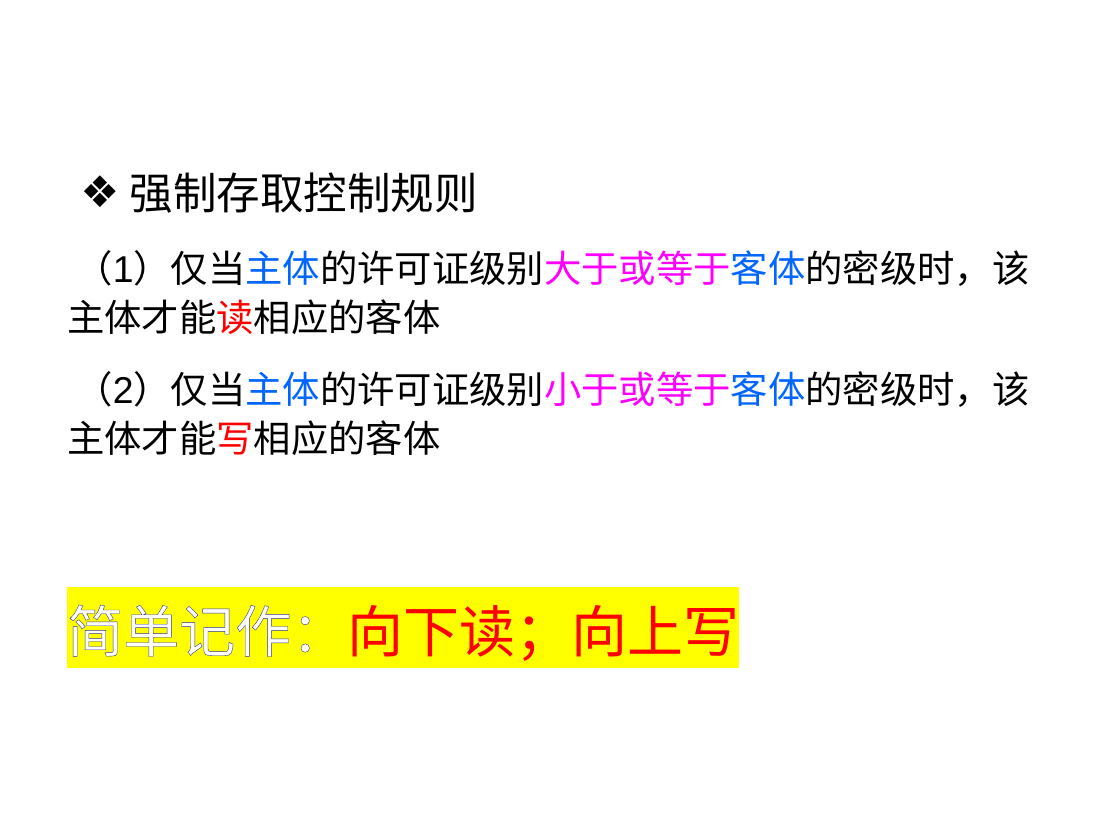
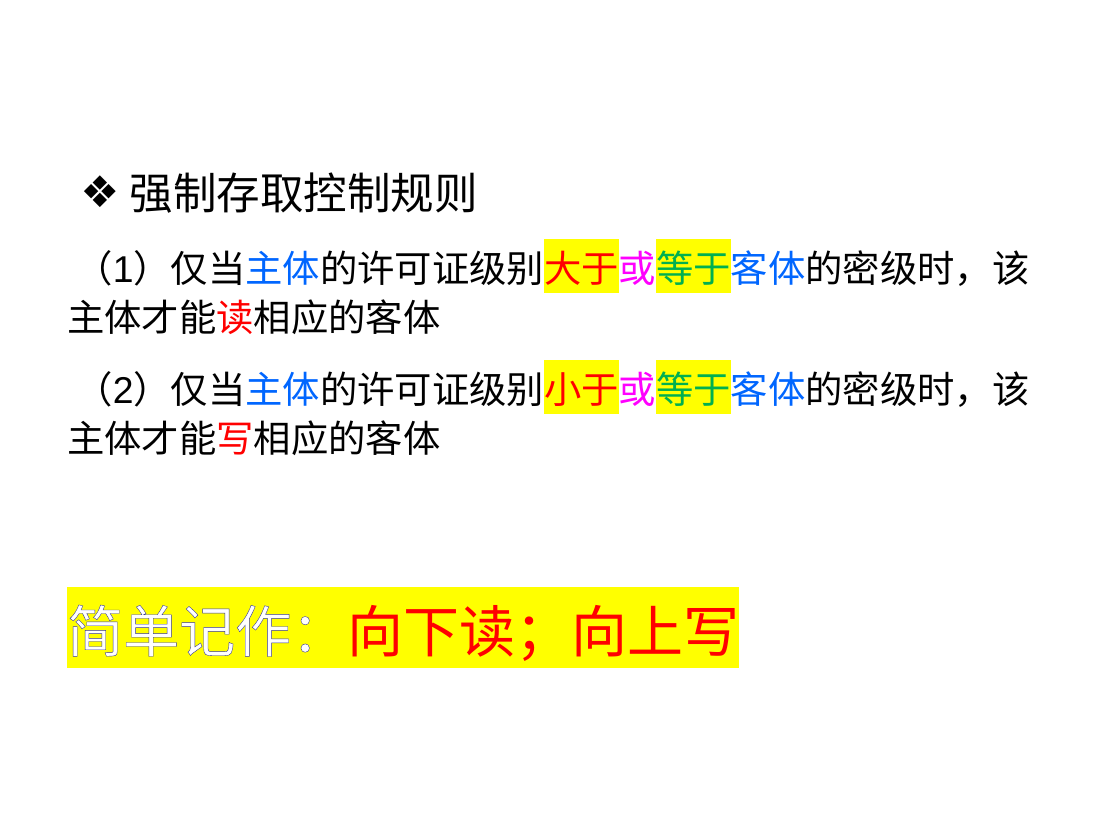
Before and after one commit to HBU/DataBase, a slide deck: slide 51 of PPT/PPT2020/DB第04章.pptx. Drawn at 1120x840 pixels with LibreOffice and Linux fonts; fonts in the diff are those of the drawing; background and template pictures are left out. Boxes give left, top, right and bottom in pixels: in the first picture for what was removed or moved away, otherwise in the second. Text is boxed around its words. In the diff, an @@ line names an element or a change of style, - is before the commit and + after.

```diff
--- a/PPT/PPT2020/DB第04章.pptx
+++ b/PPT/PPT2020/DB第04章.pptx
@@ text at bbox=[67, 244, 1030, 455]: text colour #FF00FF to #FF0000, text colour #FF00FF to #00B050, highlight none to #FFFF00 in "（1）仅当主体的许可证级别大于或等于客体的密级时，该主体才能读相应的客体", "（2）仅当主体的许可证级别小于或等于客体的密级时，该主体才能写相应的客体" @@
```
Also in this commit, not shown: 6 other files.
